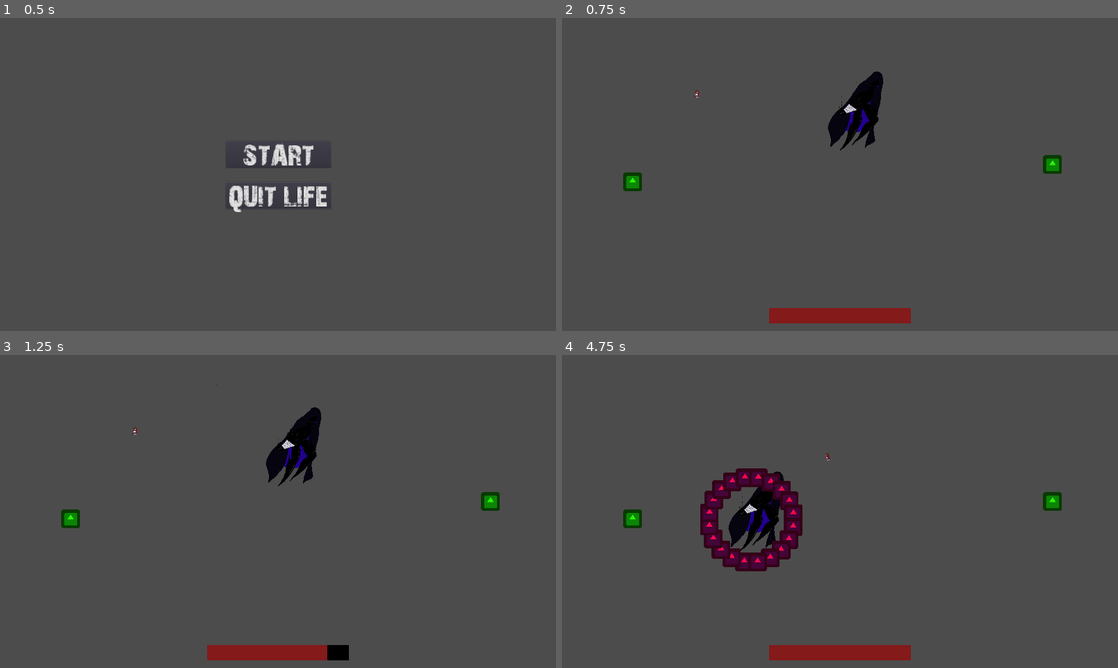
Above: before the commit, frames 1-4 (two rows, left to right).
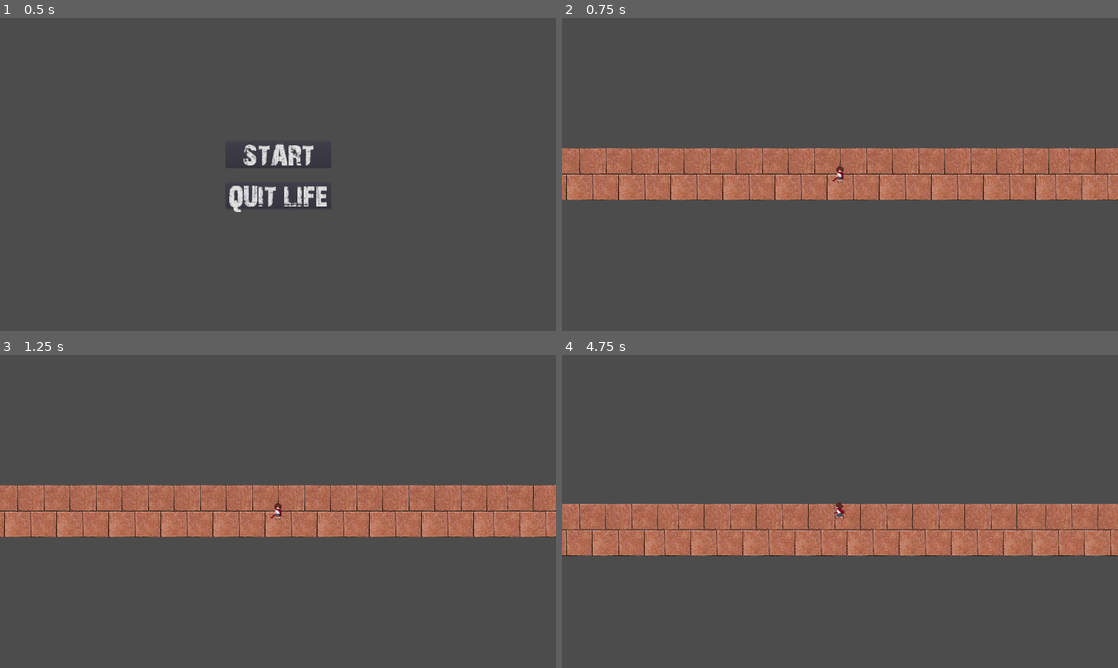
Above: after the commit, the same moments.

Repository: LadyVolk/The-Modern-Triad
Game: Godot game, scene res://Infra/Menu.tscn
Two runs of this game, one before a commit and one after it. Both use one fixed random seed, a clock stepped at 60 frames per second and the inputs below. Before the commit the project starts from res://Menu.tscn. The engine's default icon, where the game draws it, is replaced by a stand-in: a white triangle on a blue panel in a dark square. Sound files missing from this copy of the repository are replaced by a short silence.
Inputs (mouse positions are in pixels of both pictures, inside the frame that each line leads up to):
- Up to frame 1 (0.5 s): no input
- Up to frame 2 (0.75 s): click "START" at 0.5 s
- Up to frame 3 (1.25 s): no input
- Up to frame 4 (4.75 s): move the mouse to (962, 495) at 1.27 s; hold D (player_right) 1.28-2.03 s; hold Right mouse button (melee_attack) 1.28-2.03 s; move the mouse to (728, 527) at 2.02 s; hold S (player_down) 2.03-2.78 s; tap Space (player_dash) at 2.1 s; move the mouse to (895, 442) at 2.77 s; press the mouse at (895, 442) at 2.78 s; hold D (player_right) 2.78-3.53 s; move the mouse to (812, 574) at 3.52 s; release the mouse at (812, 574) at 3.53 s; hold W (player_up) 3.53-4.28 s; right-click (812, 574) at 3.6 s; move the mouse to (1006, 558) at 4.27 s; hold A (player_left) from 4.28 s (still down); hold Space (player_dash) from 4.28 s (still down)

Frame 1 is identical in both runs. In frame 2, 19% of the frame differs, in the area x 0-100%, y 9-98%; in frame 3, 19%; in frame 4, 20%, in the area x 0-100%, y 31-98%.

Commit message:
organized code with new folders

Diff:
--- a/game/Level.gd
+++ b/game/Bosses/Depression/Level.gd
@@ -1,6 +1,6 @@
 extends Node2D
 
-const PROJECTILE = preload("res://Projectile.tscn")
+const PROJECTILE = preload("res://PlayerStuff/Projectile.tscn")
 const SPEED_BOOST = preload("res://Bosses/Depression/SpeedBoost.tscn")
 const NEGATIVITY = preload("res://Bosses/Depression/Negativity.tscn")
 const FAKE_SPEED_BOOST = preload("res://Bosses/Depression/FakeSpeedBoost.tscn")
--- a/game/Level.tscn
+++ b/game/Bosses/Depression/Level.tscn
@@ -1,10 +1,10 @@
 [gd_scene load_steps=8 format=2]
 
-[ext_resource path="res://Player.tscn" type="PackedScene" id=1]
-[ext_resource path="res://Level.gd" type="Script" id=2]
-[ext_resource path="res://GameHUD.tscn" type="PackedScene" id=3]
+[ext_resource path="res://PlayerStuff/Player.tscn" type="PackedScene" id=1]
+[ext_resource path="res://Bosses/Depression/Level.gd" type="Script" id=2]
+[ext_resource path="res://Infra/GameHUD.tscn" type="PackedScene" id=3]
 [ext_resource path="res://Bosses/Depression/Depression.tscn" type="PackedScene" id=4]
-[ext_resource path="res://FadeScreen.tscn" type="PackedScene" id=5]
+[ext_resource path="res://Infra/FadeScreen.tscn" type="PackedScene" id=5]
 
 [sub_resource type="RectangleShape2D" id=1]
 extents = Vector2( 300, 350 )
--- a/game/AudioManager.tscn
+++ b/game/Infra/AudioManager.tscn
@@ -1,6 +1,7 @@
 [gd_scene load_steps=2 format=2]
 
-[ext_resource path="res://AudioManager.gd" type="Script" id=1]
+[ext_resource path="res://Infra/AudioManager.gd" type="Script" id=1]
+
 
 [node name="AudioManager" type="Node"]
 script = ExtResource( 1 )
--- a/game/FadeScreen.tscn
+++ b/game/Infra/FadeScreen.tscn
@@ -1,6 +1,7 @@
 [gd_scene load_steps=2 format=2]
 
-[ext_resource path="res://FadeScreen.gd" type="Script" id=1]
+[ext_resource path="res://Infra/FadeScreen.gd" type="Script" id=1]
+
 
 [node name="FadeScreen" type="CanvasLayer"]
 script = ExtResource( 1 )
--- a/game/GameHUD.tscn
+++ b/game/Infra/GameHUD.tscn
@@ -1,6 +1,7 @@
 [gd_scene load_steps=4 format=2]
 
-[ext_resource path="res://GameHUD.gd" type="Script" id=1]
+[ext_resource path="res://Infra/GameHUD.gd" type="Script" id=1]
+
 
 [sub_resource type="StyleBoxFlat" id=1]
 bg_color = Color( 0.521569, 0.105882, 0.105882, 1 )
--- a/game/Menu.gd
+++ b/game/Infra/Menu.gd
@@ -7,7 +7,7 @@
 
 func _on_Start_pressed():
 # warning-ignore:return_value_discarded
-	get_tree().change_scene("res://Level.tscn")
+	get_tree().change_scene("res://Life/Corridor.tscn")
 
 
 func _on_Quit_pressed():
--- a/game/Menu.tscn
+++ b/game/Infra/Menu.tscn
@@ -1,7 +1,7 @@
 [gd_scene load_steps=3 format=2]
 
-[ext_resource path="res://assets/MenuFont.tres" type="DynamicFont" id=1]
-[ext_resource path="res://Menu.gd" type="Script" id=2]
+[ext_resource path="res://Infra/Menu.gd" type="Script" id=1]
+[ext_resource path="res://assets/MenuFont.tres" type="DynamicFont" id=2]
 
 [node name="Menu" type="Control"]
 anchor_right = 1.0
@@ -10,7 +10,7 @@
 margin_top = 1.58664
 margin_right = 1.58667
 margin_bottom = 1.58667
-script = ExtResource( 2 )
+script = ExtResource( 1 )
 __meta__ = {
 "_edit_use_anchors_": false
 }
--- a/game/Corridor.tscn
+++ b/game/Life/Corridor.tscn
@@ -1,7 +1,7 @@
 [gd_scene load_steps=6 format=2]
 
-[ext_resource path="res://Player.tscn" type="PackedScene" id=1]
-[ext_resource path="res://Corridor.gd" type="Script" id=2]
+[ext_resource path="res://Life/Corridor.gd" type="Script" id=1]
+[ext_resource path="res://PlayerStuff/Player.tscn" type="PackedScene" id=2]
 [ext_resource path="res://assets/images/corridor_floor.png" type="Texture" id=3]
 
 [sub_resource type="RectangleShape2D" id=1]
@@ -11,7 +11,7 @@
 extents = Vector2( 960, 20 )
 
 [node name="Corridor" type="Node2D"]
-script = ExtResource( 2 )
+script = ExtResource( 1 )
 
 [node name="Walls" type="Node" parent="."]
 
@@ -272,6 +272,6 @@
 "_edit_use_anchors_": false
 }
 
-[node name="Player" parent="." instance=ExtResource( 1 )]
+[node name="Player" parent="." instance=ExtResource( 2 )]
 position = Vector2( 968.678, 533.816 )
 mode = "transsition"
--- /dev/null
+++ b/game/Mirror.tscn
@@ -0,0 +1,10 @@
+[gd_scene load_steps=2 format=2]
+
+[sub_resource type="RectangleShape2D" id=1]
+
+[node name="Mirror" type="Node2D"]
+
+[node name="Area2D" type="Area2D" parent="."]
+
+[node name="CollisionShape2D" type="CollisionShape2D" parent="Area2D"]
+shape = SubResource( 1 )
--- a/game/Player.tscn
+++ b/game/PlayerStuff/Player.tscn
@@ -1,7 +1,7 @@
 [gd_scene load_steps=22 format=2]
 
 [ext_resource path="res://assets/images/player/player_botton.png" type="Texture" id=1]
-[ext_resource path="res://Player.gd" type="Script" id=2]
+[ext_resource path="res://PlayerStuff/Player.gd" type="Script" id=2]
 [ext_resource path="res://assets/images/player/player_top.png" type="Texture" id=3]
 [ext_resource path="res://assets/images/player/player_left.png" type="Texture" id=4]
 [ext_resource path="res://assets/images/player/player_right.png" type="Texture" id=5]
--- a/game/Projectile.tscn
+++ b/game/PlayerStuff/Projectile.tscn
@@ -1,6 +1,6 @@
 [gd_scene load_steps=3 format=2]
 
-[ext_resource path="res://Projectile.gd" type="Script" id=1]
+[ext_resource path="res://PlayerStuff/Projectile.gd" type="Script" id=1]
 
 [sub_resource type="CircleShape2D" id=1]
 
--- a/game/project.godot
+++ b/game/project.godot
@@ -12,7 +12,7 @@
 "base": "KinematicBody2D",
 "class": "Projectile",
 "language": "GDScript",
-"path": "res://Projectile.gd"
+"path": "res://PlayerStuff/Projectile.gd"
 } ]
 _global_script_class_icons={
 "Projectile": ""
@@ -21,12 +21,12 @@
 [application]
 
 config/name="The Modern Triad"
-run/main_scene="res://Menu.tscn"
+run/main_scene="res://Infra/Menu.tscn"
 config/icon="res://icon.png"
 
 [autoload]
 
-AudioManager="*res://AudioManager.tscn"
+AudioManager="*res://Infra/AudioManager.tscn"
 
 [display]
 
Renamed: game/AudioManager.gd -> game/Infra/AudioManager.gd
Renamed: game/FadeScreen.gd -> game/Infra/FadeScreen.gd
Renamed: game/GameHUD.gd -> game/Infra/GameHUD.gd
Not shown: 2 places in game/Infra/Menu.tscn that only renumber resources
Renamed: game/Corridor.gd -> game/Life/Corridor.gd
Renamed: game/Player.gd -> game/PlayerStuff/Player.gd
Renamed: game/Projectile.gd -> game/PlayerStuff/Projectile.gd
